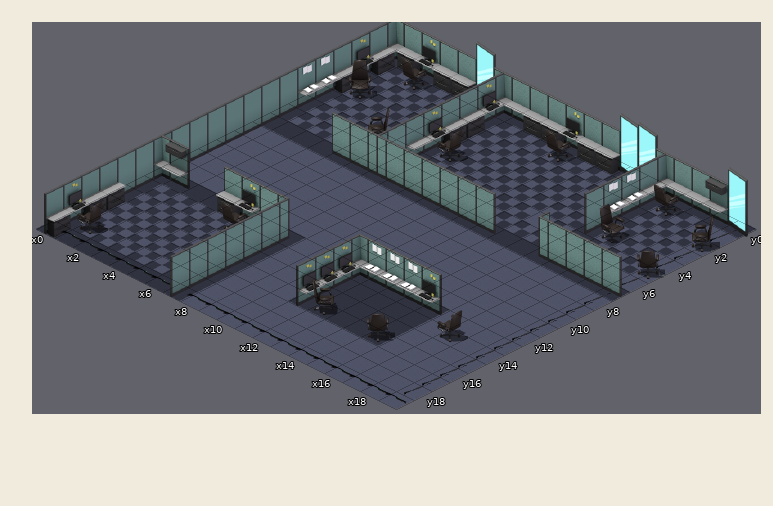
Tiled map, stored at map/lvltwo.tmx. The picture above is the old version.
Cells are 64x32 px. Isometric: x runs down to the right, y down to the left. Shown: x 0..19, y 0..19.
Once edited:
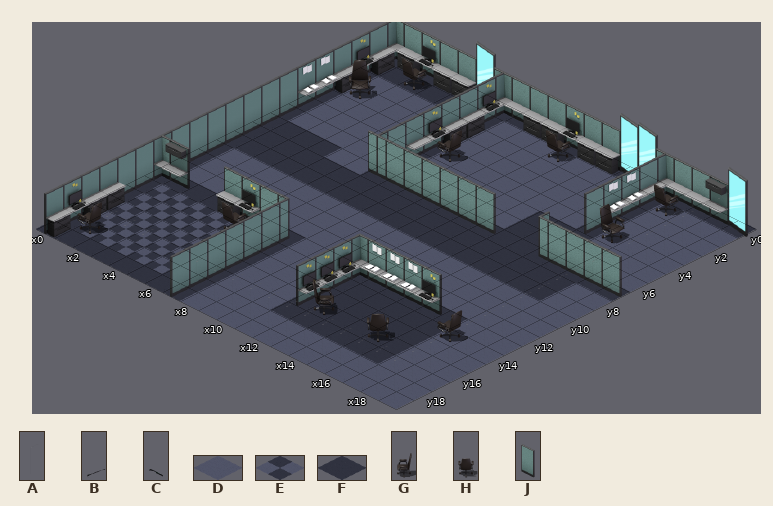
Key: from "0002": A 0; from "231": B 0; from "2312312": C 0; from "carpet": D 0, E 10, F 15; from "chair": G 3, H 5; from "cubicles": J 4.
_ is an empty cell.
Diff:
Layer "background":
y 1: x 1..4 EEEE -> FFFF; x 7..13 EEEEEEE -> DDDDDDD; x 16..18 EEE -> DDD
y 2..3: x 1..4 EEEE -> DDDD; x 7..13 EEEEEEE -> DDDDDDD; x 16..18 EEE -> DDD
y 4: x 1..4 EEEE -> DDDD; x 7..14 EEEEEEEE -> DDDDDDDD; x 16..18 EEE -> DDD
y 5: x 1..4 EEEE -> DDDD; x 7..14 EEEEEEDE -> DDDDDDFF; x 16..18 EEE -> DDD
y 6: x 1..4 EEEE -> DDDD; x 11..14 EEEE -> DDFF; x 18 E -> D
y 7: x 4..5 FF -> DD
y 8..9: x 0..17 DDDDDDDDDDDDDDDDDD -> FFFFFFFFFFFFFFFFFF
y 10..12: x 0 D -> F
y 13..16: x 16 D -> F
y 17: x 11..16 DDDDDD -> FFFFFF
Layer "object":
y 1: x 19 B -> A
y 2: x 19 G -> A
y 3..4: x 19 B -> A
y 5: x 4 G -> _; x 19 H -> A
y 6: x 19 B -> A
y 7: x 4..5 JJ -> __
y 8..18: x 19 B -> A
y 19: x 1..6 CCCCCC -> _AAAA_; x 8..19 CCCCCCCCCCCC -> AAAAAAAAAAAA
